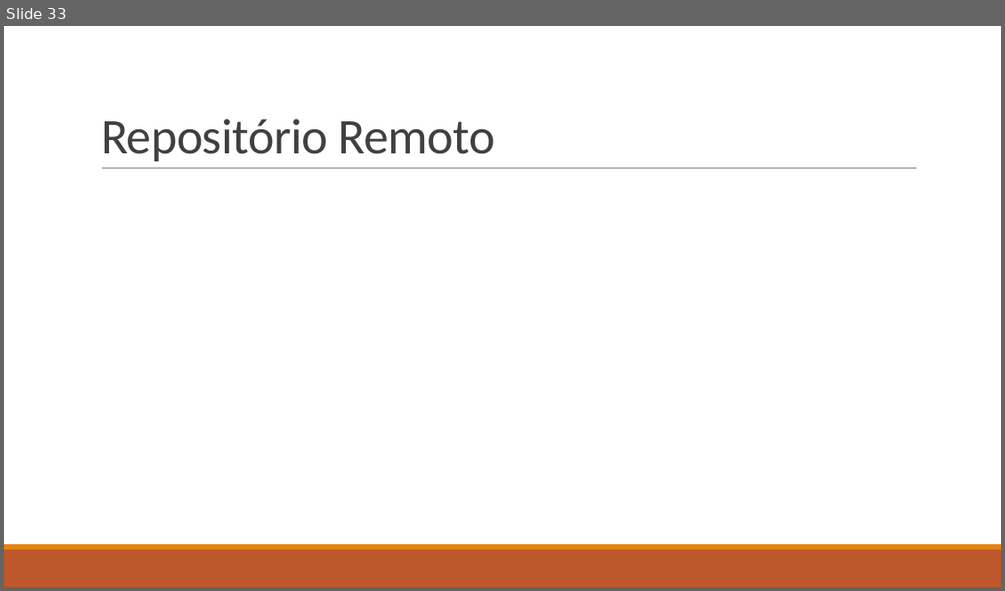
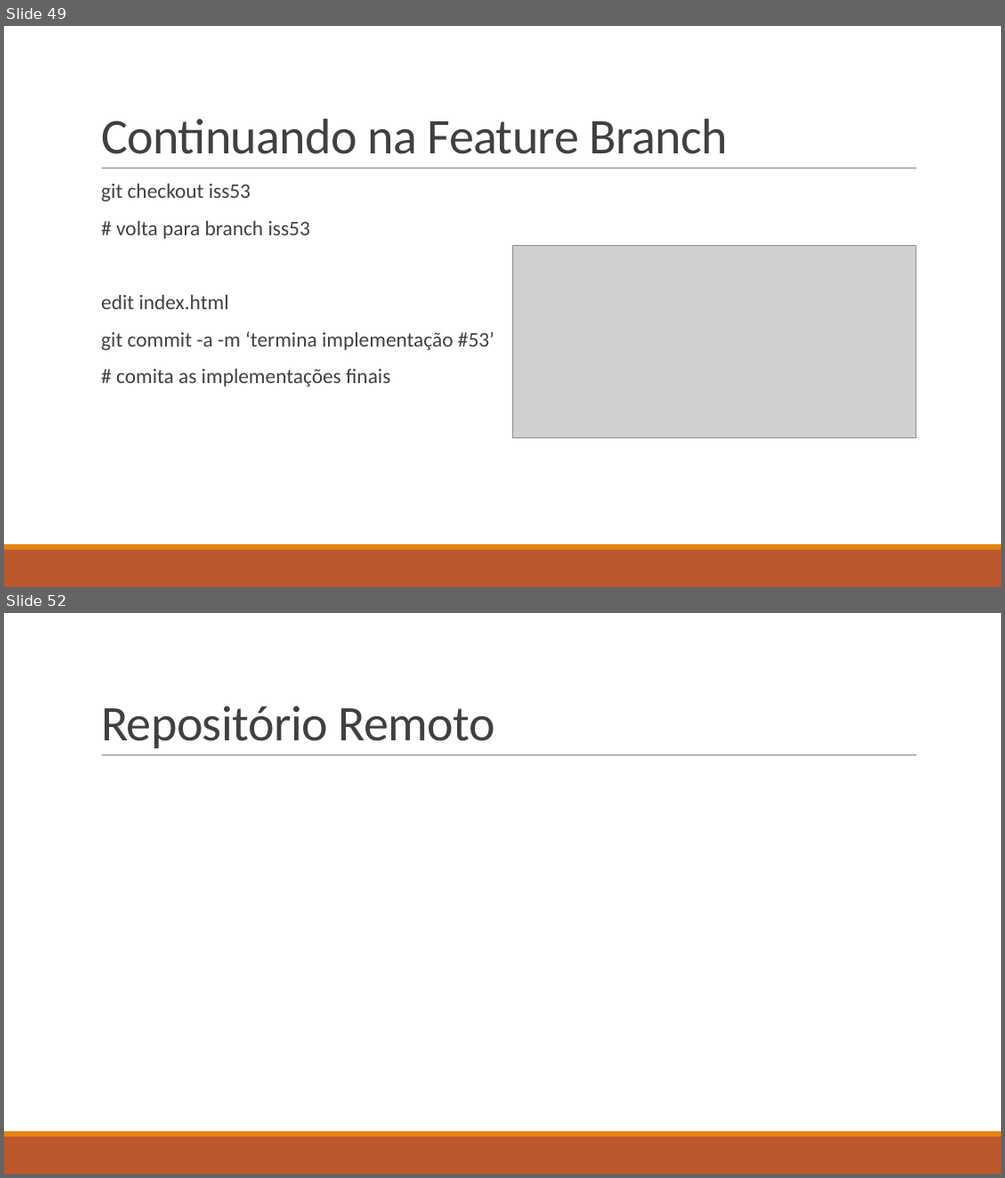
Before and after one commit to ekson73/Docs, a slide deck: Projeto VEK - GIT 4 VEK.pptx. Shown one above the other, each under a label of ours: slide 33 before the commit, slides 49 and 52 after it; the slides between them are not shown. The pictures are 1005x591 and 1005x1178 pixels, drawn with LibreOffice and Linux fonts; fonts in the diff are those of the drawing; grey boxes stand for pictures. Boxes give left, top, right and bottom in pixels: in the first picture for what was removed or moved away, otherwise in the second. Text is boxed around its words. In the diff, an @@ line names an element or a change of style, - is before the commit and + after.

```diff
--- a/Projeto VEK - GIT 4 VEK.pptx
+++ b/Projeto VEK - GIT 4 VEK.pptx
@@ slide 49 added at (4, 26, 1001, 587), background #FFFFFF; not listed: 3 template elements that a slide beside it also shows @@
@@ title added at (101, 119, 727, 154), 48 pt, text #404040 @@
+Continuando na Feature Branch
@@ text added at (101, 184, 494, 386), 20 pt, text #404040 @@
+  git checkout iss53
+  # volta para branch iss53
+  edit index.html
+  git commit -a -m ‘termina implementação #53’
+  # comita as implementações finais
@@ picture added at (512, 245, 916, 437) @@
@@ what was slide 33 is now slide 52 @@
```
Also in this commit, not shown: 3 slides changed, 18 other slides added, 2 other files.
